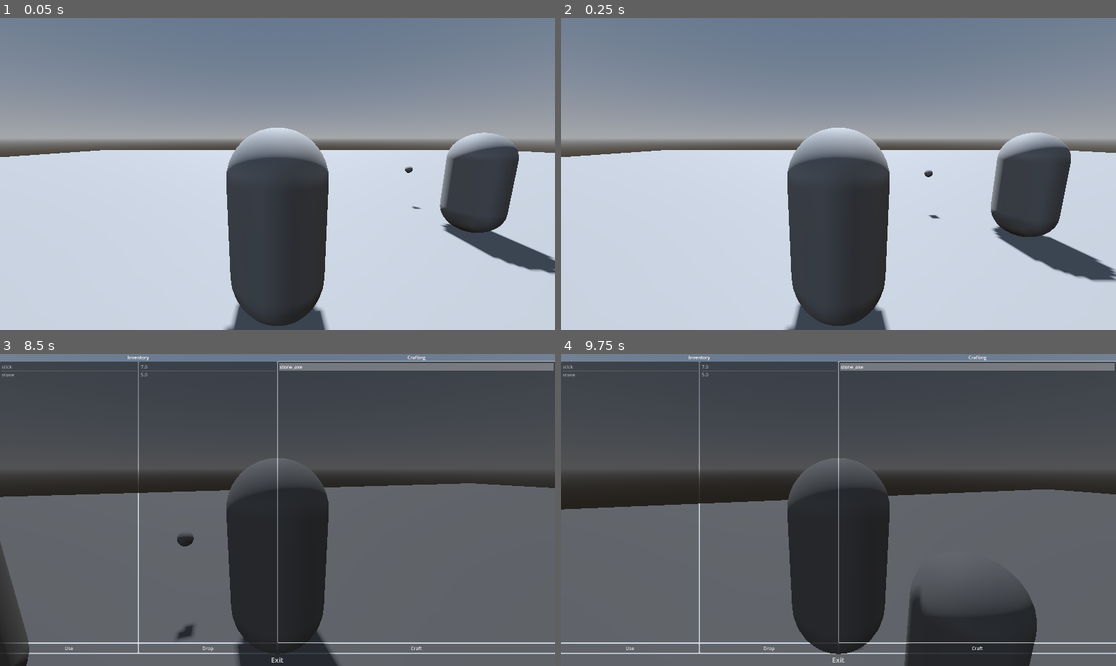
Above: before the commit, frames 1-4 (two rows, left to right).
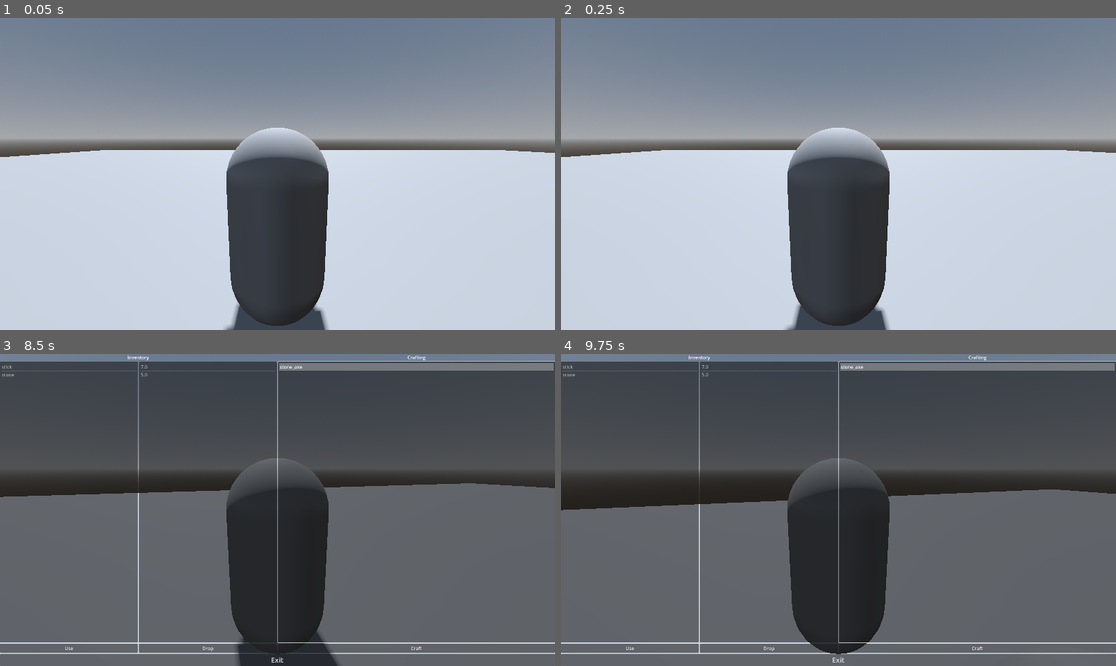
Above: after the commit, the same moments.

Repository: userext122021/godot_rpg_project
Game: Godot game, scene res://main.tscn
Two runs of this game, one before a commit and one after it. Both use one fixed random seed, a clock stepped at 60 frames per second and the inputs below.
Inputs (mouse positions are in pixels of both pictures, inside the frame that each line leads up to):
- Up to frame 1 (0.05 s): no input
- Up to frame 2 (0.25 s): no input
- Up to frame 3 (8.5 s): move the mouse to (305, 510) at 0.52 s; press the mouse at (305, 510) at 0.53 s; hold W (move_forward) 0.53-4.28 s; tap Space (jump) at 0.77, 1.52, 3.02, 3.77, 4.52, 6.02, 6.77, 7.52 s; move the mouse to (249, 510) at 1.27 s; release the mouse at (249, 510) at 1.28 s; tap E (interact) every 1.5 s from 1.35 to 7.35 s; move the mouse to (288, 503) at 2.02 s; press the mouse at (288, 503) at 2.03 s; move the mouse to (271, 516) at 2.77 s; release the mouse at (271, 516) at 2.78 s; move the mouse to (316, 513) at 3.52 s; press the mouse at (316, 513) at 3.53 s; tap Tab (show_inventory) at 4.15 s; move the mouse to (111, 463) at 4.27 s; release the mouse at (111, 463) at 4.28 s; hold A (move_left) 4.28-5.03 s; move the mouse to (305, 510) at 5.02 s; press the mouse at (305, 510) at 5.03 s; hold S (move_back) 5.03-5.78 s; move the mouse to (194, 432) at 5.77 s; release the mouse at (194, 432) at 5.78 s; hold D (move_right) 5.78-6.53 s; move the mouse to (399, 494) at 6.52 s; press the mouse at (399, 494) at 6.53 s; hold W (move_forward) 6.53-7.28 s; move the mouse to (166, 525) at 7.27 s; release the mouse at (166, 525) at 7.28 s; hold D (move_right) 7.28-8.03 s; move the mouse to (333, 441) at 8.02 s; press the mouse at (333, 441) at 8.03 s; hold S (move_back) from 8.03 s (still down)
- Up to frame 4 (9.75 s): move the mouse to (810, 572) at 8.77 s; release S (move_back) at 8.78 s; release the mouse at (810, 572) at 8.78 s; hold A (move_left) 8.78-9.53 s; tap E (interact) at 8.85 s; tap Space (jump) at 9.02 s; move the mouse to (1005, 556) at 9.52 s; press the mouse at (1005, 556) at 9.53 s; hold W (move_forward) from 9.53 s (still down)

The runs differ from the first frame. In frame 1, 4.8% of the frame differs, in the area x 72-100%, y 36-83%; in frame 2, 5.4%; in frame 3, 1.4%; in frame 4, 5.4%, in the area x 0-100%, y 43-100%.

Commit message:
Добавил спавнеры

Diff:
--- a/core/entities/inventory.gd
+++ b/core/entities/inventory.gd
@@ -73,3 +73,14 @@
 	#		remove_item(item_name,1.0)
 	#		item_used.emit(item_name)
 	item_used.emit(item_name)
+
+func get_item_data(item_name:String) -> PickableData:
+	if items_data.has(item_name):
+		return items_data[item_name]
+	return null
+
+func is_item_usable(item_name:String) -> bool:
+	var d:PickableData=get_item_data(item_name)
+	if not d:
+		return false
+	return d.is_usable
--- /dev/null
+++ b/core/entities/spawner.gd
@@ -0,0 +1,62 @@
+extends Area3D
+class_name Spawner
+
+@export var radius:float=10.0
+@export var is_active:bool=false
+@export var spawn_interval:float=10.0
+@export var scene:PackedScene
+var spawned_object:Node3D=null
+var player_body:Node3D=null
+
+func _ready() -> void:
+	$Timer.wait_time=spawn_interval
+	var shape:CylinderShape3D=$CollisionShape3D.shape
+	shape.radius=radius
+
+func spawn():
+	if not is_active:
+		return
+	if not player_body:
+		return
+	if global_position.distance_to(player_body.global_position)>radius:
+		is_active=false
+		player_body=null
+		return
+	if spawned_object:
+		return
+	print("SPAWN")
+	if not scene:
+		printerr("[Spawner] ERROR: Scene is null")
+		return
+	spawned_object=scene.instantiate()
+	add_child(spawned_object)
+	spawned_object.global_position=global_position
+	spawned_object.tree_exited.connect(_on_object_tree_exited)
+	pass
+
+
+func _on_body_entered(body: Node3D) -> void:
+	if body.has_node("StatsControl"):
+		var sc:StatsControl=body.get_node("StatsControl")
+		if sc.data.entity_category=="player":
+			is_active=true
+			player_body=body
+	pass # Replace with function body.
+
+
+func _on_body_exited(body: Node3D) -> void:
+	if body.has_node("StatsControl"):
+		var sc:StatsControl=body.get_node("StatsControl")
+		if sc.data.entity_category=="player":
+			is_active=false
+			player_body=null
+	pass # Replace with function body.
+
+
+func _on_timer_timeout() -> void:
+	spawn()
+	pass # Replace with function body.
+
+
+func _on_object_tree_exited():
+	spawned_object=null
--- /dev/null
+++ b/core/entities/spawner.tscn
@@ -0,0 +1,18 @@
+[gd_scene load_steps=3 format=3 uid="uid://c8vdp010stbue"]
+
+[ext_resource type="Script" uid="uid://bwdcqbp86rb02" path="res://core/entities/spawner.gd" id="1_snt61"]
+
+[sub_resource type="CylinderShape3D" id="CylinderShape3D_snt61"]
+
+[node name="Spawner" type="Area3D"]
+script = ExtResource("1_snt61")
+
+[node name="CollisionShape3D" type="CollisionShape3D" parent="."]
+shape = SubResource("CylinderShape3D_snt61")
+
+[node name="Timer" type="Timer" parent="."]
+autostart = true
+
+[connection signal="body_entered" from="." to="." method="_on_body_entered"]
+[connection signal="body_exited" from="." to="." method="_on_body_exited"]
+[connection signal="timeout" from="Timer" to="." method="_on_timer_timeout"]
--- /dev/null
+++ b/debug/debug_enemy.tscn
@@ -0,0 +1,16 @@
+[gd_scene load_steps=4 format=3 uid="uid://dixyvmip4sn7o"]
+
+[ext_resource type="PackedScene" uid="uid://ql4sqwxgai4h" path="res://core/entities/base_enemy/base_enemy.tscn" id="1_pyk27"]
+[ext_resource type="Script" uid="uid://bwgfc7v7io1hh" path="res://core/entities/stats_data.gd" id="2_dh014"]
+
+[sub_resource type="Resource" id="Resource_7qgnw"]
+script = ExtResource("2_dh014")
+entity_name = "debug_enemy"
+entity_category = "enemies"
+speed = 2.0
+max_hp = 30.0
+hp = 30.0
+metadata/_custom_type_script = "uid://bwgfc7v7io1hh"
+
+[node name="DebugEnemy" instance=ExtResource("1_pyk27")]
+stats_data = SubResource("Resource_7qgnw")
--- a/examples/example_scene/example_scene.tscn
+++ b/examples/example_scene/example_scene.tscn
@@ -1,14 +1,13 @@
-[gd_scene load_steps=23 format=3 uid="uid://bh5jh50ap76ej"]
+[gd_scene load_steps=20 format=3 uid="uid://bh5jh50ap76ej"]
 
 [ext_resource type="Script" uid="uid://q7fccvffph2x" path="res://examples/example_scene/example_scene.gd" id="1_n2gaa"]
 [ext_resource type="Script" uid="uid://bwgfc7v7io1hh" path="res://core/entities/stats_data.gd" id="2_vx6j6"]
 [ext_resource type="PackedScene" uid="uid://bu0dr0fcl6bph" path="res://core/props/base_prop.tscn" id="4_3wino"]
 [ext_resource type="PackedScene" uid="uid://dsolwjgdf1gac" path="res://core/controls/interactable.tscn" id="5_k3qqm"]
-[ext_resource type="PackedScene" uid="uid://ql4sqwxgai4h" path="res://core/entities/base_enemy/base_enemy.tscn" id="6_k3qqm"]
-[ext_resource type="PackedScene" uid="uid://bihegv11tkr1n" path="res://core/weapon/base_weapon.tscn" id="7_bqblc"]
-[ext_resource type="Script" uid="uid://dsyhdks3kftvo" path="res://core/weapon/weapon_data.gd" id="8_wh25s"]
 [ext_resource type="PackedScene" uid="uid://d1pyrlgd5n7j6" path="res://core/ui/ui.tscn" id="9_3j6rv"]
+[ext_resource type="PackedScene" uid="uid://c8vdp010stbue" path="res://core/entities/spawner.tscn" id="9_5j028"]
 [ext_resource type="PackedScene" uid="uid://dyj5ecitscci1" path="res://core/pickable/base_pickable.tscn" id="10_5j028"]
+[ext_resource type="PackedScene" uid="uid://dixyvmip4sn7o" path="res://debug/debug_enemy.tscn" id="10_wvpry"]
 [ext_resource type="PackedScene" uid="uid://djphclfgekh58" path="res://examples/example_scene/example_player.tscn" id="11_kwhvy"]
 [ext_resource type="Script" uid="uid://cfm5bwss6j1sn" path="res://core/pickable/pickable_data.gd" id="11_wvpry"]
 
@@ -32,18 +31,6 @@
 metadata/_custom_type_script = "uid://bwgfc7v7io1hh"
 
 [sub_resource type="CapsuleShape3D" id="CapsuleShape3D_wvpry"]
-
-[sub_resource type="Resource" id="Resource_wvpry"]
-script = ExtResource("2_vx6j6")
-speed = 2.0
-rotation_speed = 2.0
-max_hp = 20.0
-hp = 20.0
-metadata/_custom_type_script = "uid://bwgfc7v7io1hh"
-
-[sub_resource type="Resource" id="Resource_3j6rv"]
-script = ExtResource("8_wh25s")
-metadata/_custom_type_script = "uid://dsyhdks3kftvo"
 
 [sub_resource type="NavigationMesh" id="NavigationMesh_wvpry"]
 vertices = PackedVector3Array(-31.5, 0.5, 9, -1, 0.5, 9, -0.75, 0.5, 8, 0.25, 0.5, -31.5, -31.5, 0.5, -31.5, 0.25, 0.5, 8, 1, 0.5, 8, 1.25, 0.5, 9, 31.5, 0.5, 9, 31.5, 0.5, -31.5, 0, 0.5, 31.5, 0, 0.5, 10.25, -1, 0.5, 10, -31.5, 0.5, 31.5, 0.75, 0.5, 10.25, 31.5, 0.5, 31.5)
@@ -79,15 +66,6 @@
 [node name="CollisionShape3D" parent="ExamplePlayer" index="1"]
 shape = SubResource("CapsuleShape3D_wvpry")
 
-[node name="BaseEnemy" parent="." instance=ExtResource("6_k3qqm")]
-transform = Transform3D(1, 0, 0, 0, 1, 0, 0, 0, 1, 0, 0, -2)
-speed = 2.0
-stats_data = SubResource("Resource_wvpry")
-
-[node name="BaseWeapon" parent="BaseEnemy" instance=ExtResource("7_bqblc")]
-transform = Transform3D(1, 0, 0, 0, 1, 0, 0, 0, 1, 0, 1, 0)
-data = SubResource("Resource_3j6rv")
-
 [node name="NavigationRegion3D" type="NavigationRegion3D" parent="."]
 navigation_mesh = SubResource("NavigationMesh_wvpry")
 
@@ -105,6 +83,9 @@
 
 [node name="Interactable" parent="NavigationRegion3D/BaseProp" instance=ExtResource("5_k3qqm")]
 
+[node name="Spawner" parent="." instance=ExtResource("9_5j028")]
+scene = ExtResource("10_wvpry")
+
 [connection signal="item_used" from="ExamplePlayer/Inventory" to="ExamplePlayer" method="_on_inventory_item_used"]
 
 [editable path="ExamplePlayer"]
Not shown, added: core/entities/spawner.gd.uid
Not shown, changed: .DS_Store
